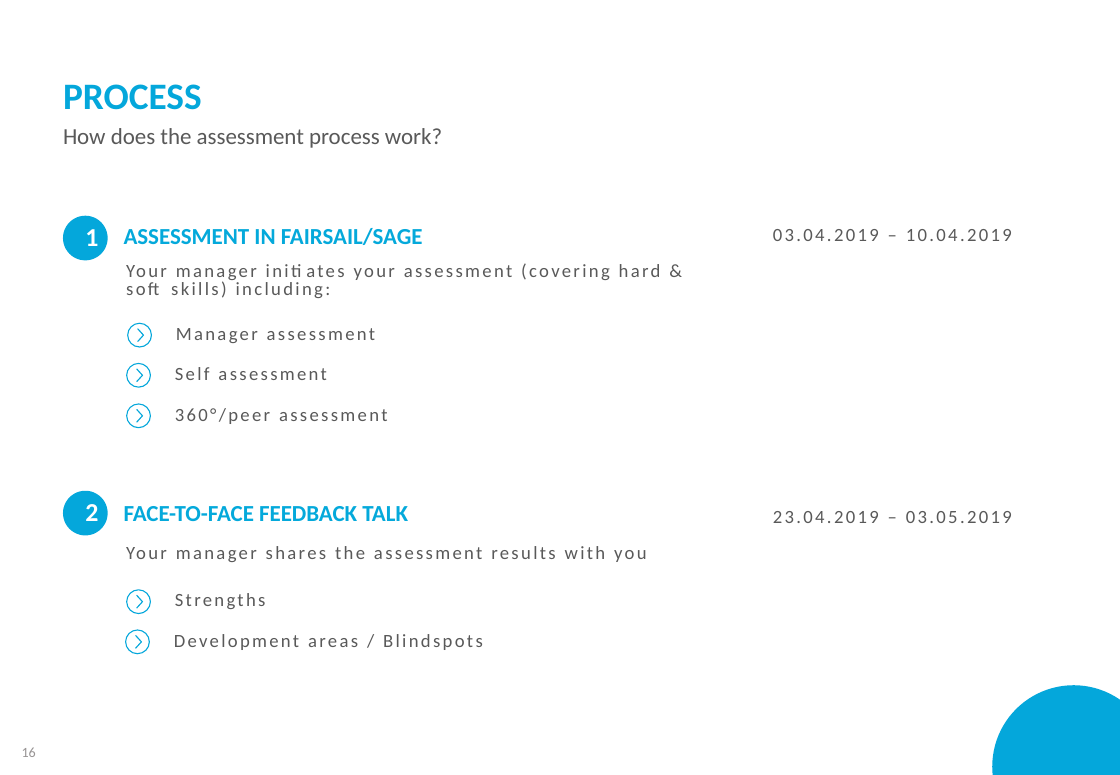
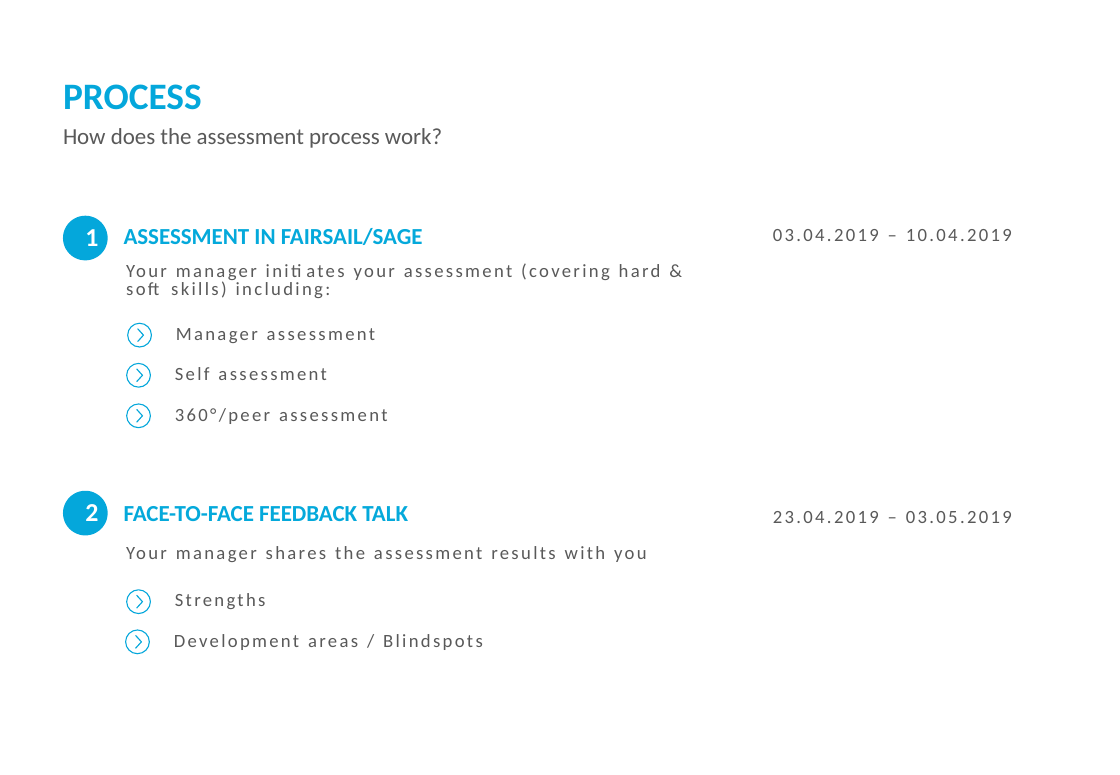
Before and after one commit to RossMerr/md, a slide deck: slide 15 of team/HR & Development/IT Skills Assessment.pptx (slide 16 before the commit). Drawn at 1120x775 pixels with LibreOffice and Linux fonts; fonts in the diff are those of the drawing; background and template pictures are left out. Boxes give left, top, right and bottom in pixels: in the first picture for what was removed or moved away, otherwise in the second. Text is boxed around its words. In the diff, an @@ line names an element or a change of style, - is before the commit and + after.

```diff
--- a/team/HR & Development/IT Skills Assessment.pptx
+++ b/team/HR & Development/IT Skills Assessment.pptx
@@ ellipse removed at <box>993,686,1120,775</box> @@
@@ page number removed at <box>22,747,36,757</box> @@
-16
```
Also in this commit, not shown: 19 other slides changed, 3 slides removed, 2 other files.
